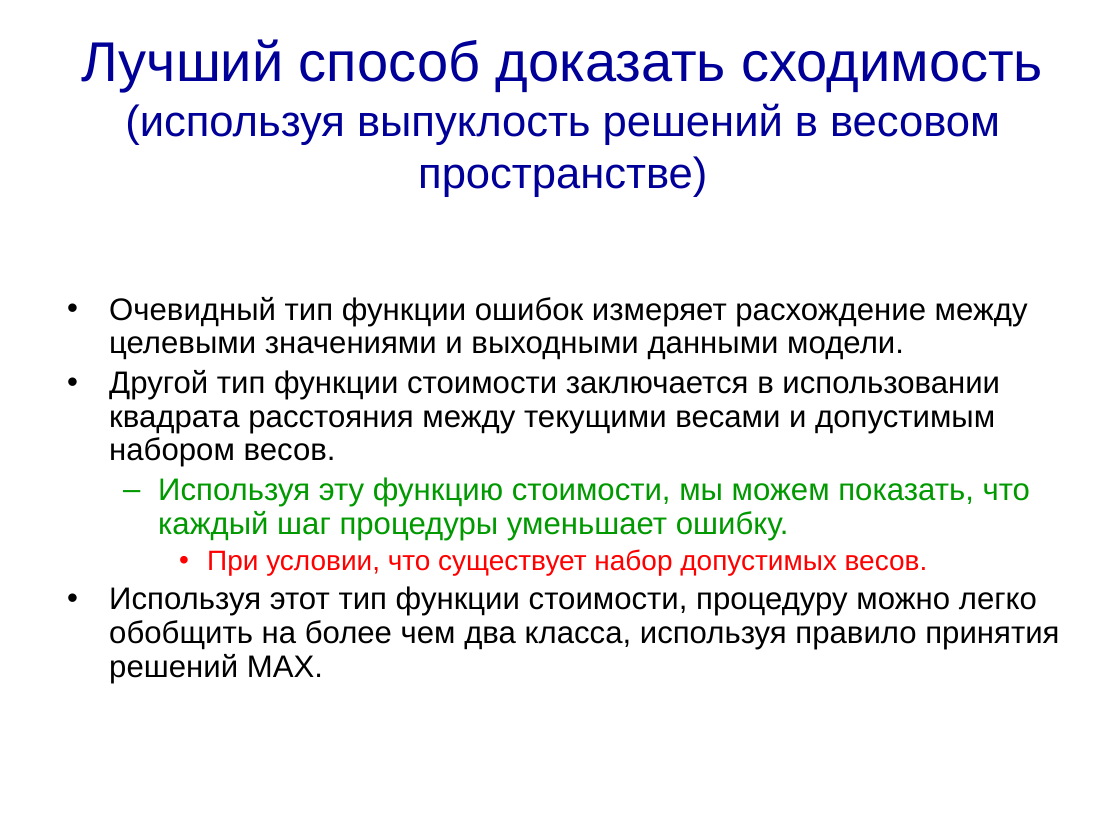
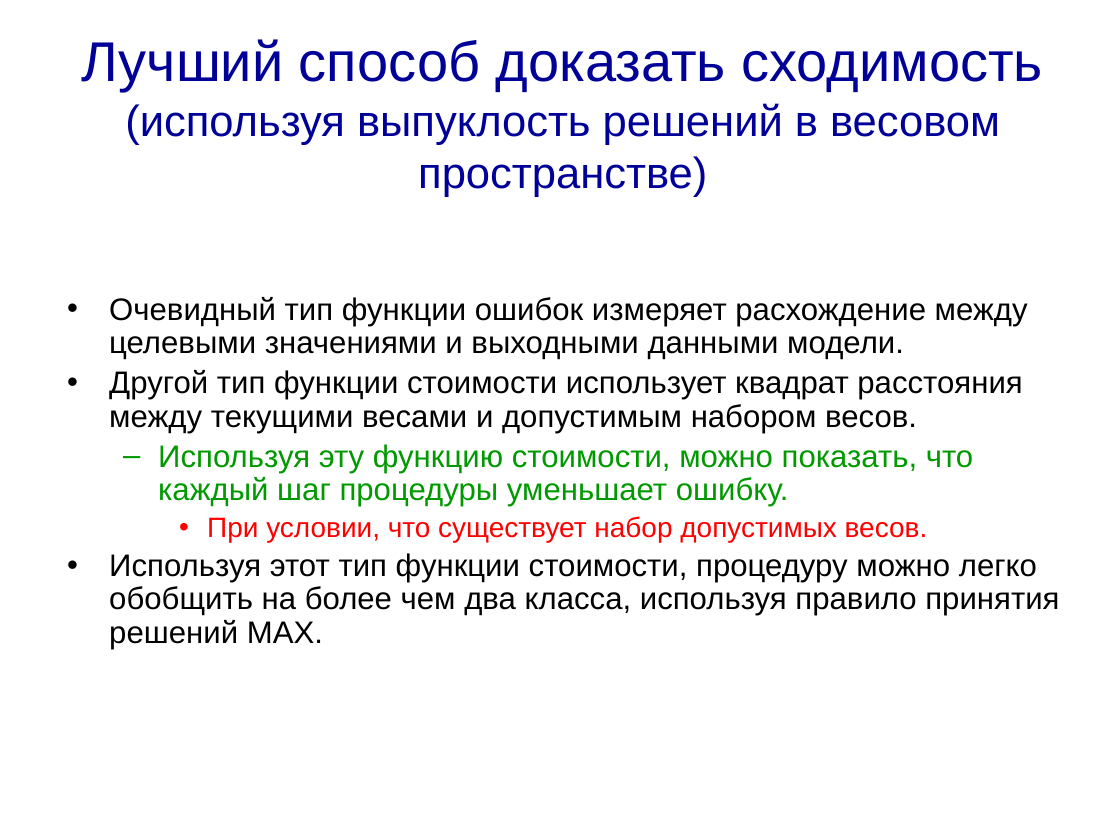
Before and after one commit to sudakov/ai-lab, a slide deck: slide 23 of ML3.pptx. Drawn at 1120x840 pixels with LibreOffice and Linux fonts; fonts in the diff are those of the drawing. Boxes give left, top, right and bottom in pixels: in the first picture for what was removed or moved away, otherwise in the second. Text is boxed around its words. In the diff, an @@ line names an element or a change of style, - is before the commit and + after.

```diff
--- a/ML3.pptx
+++ b/ML3.pptx
@@ text at bbox=[109, 370, 1022, 506]: text changed @@
-• Другой тип функции стоимости заключается в использовании квадрата расстояния между текущими весами и допустимым набором весов.
-  – Используя эту функцию стоимости, мы можем показать, что каждый шаг процедуры уменьшает ошибку.
+• Другой тип функции стоимости использует квадрат расстояния между текущими весами и допустимым набором весов.
+  – Используя эту функцию стоимости, можно показать, что каждый шаг процедуры уменьшает ошибку.
```
Also in this commit, not shown: 12 other slides changed, 4 slides added, 1 other file.
